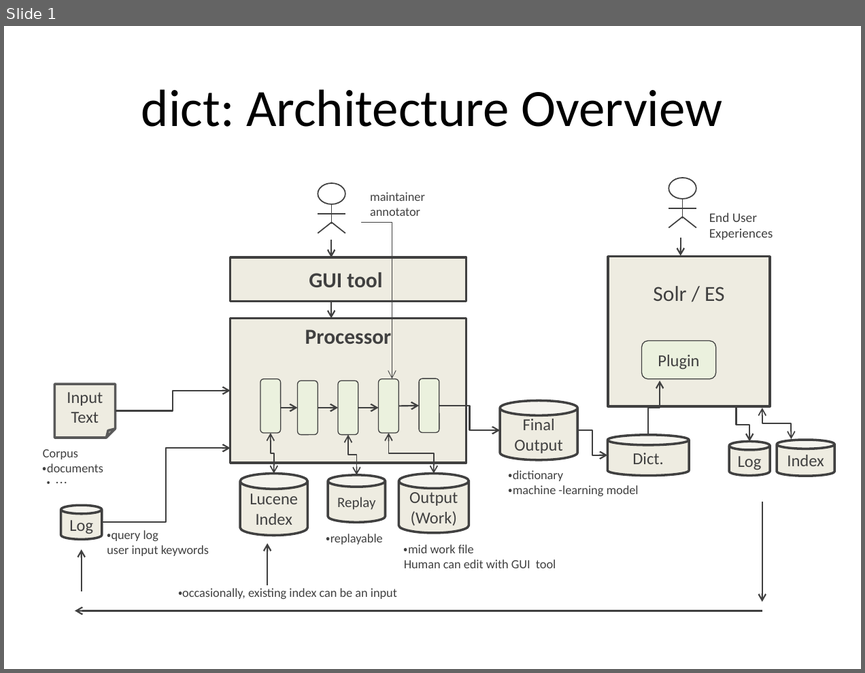
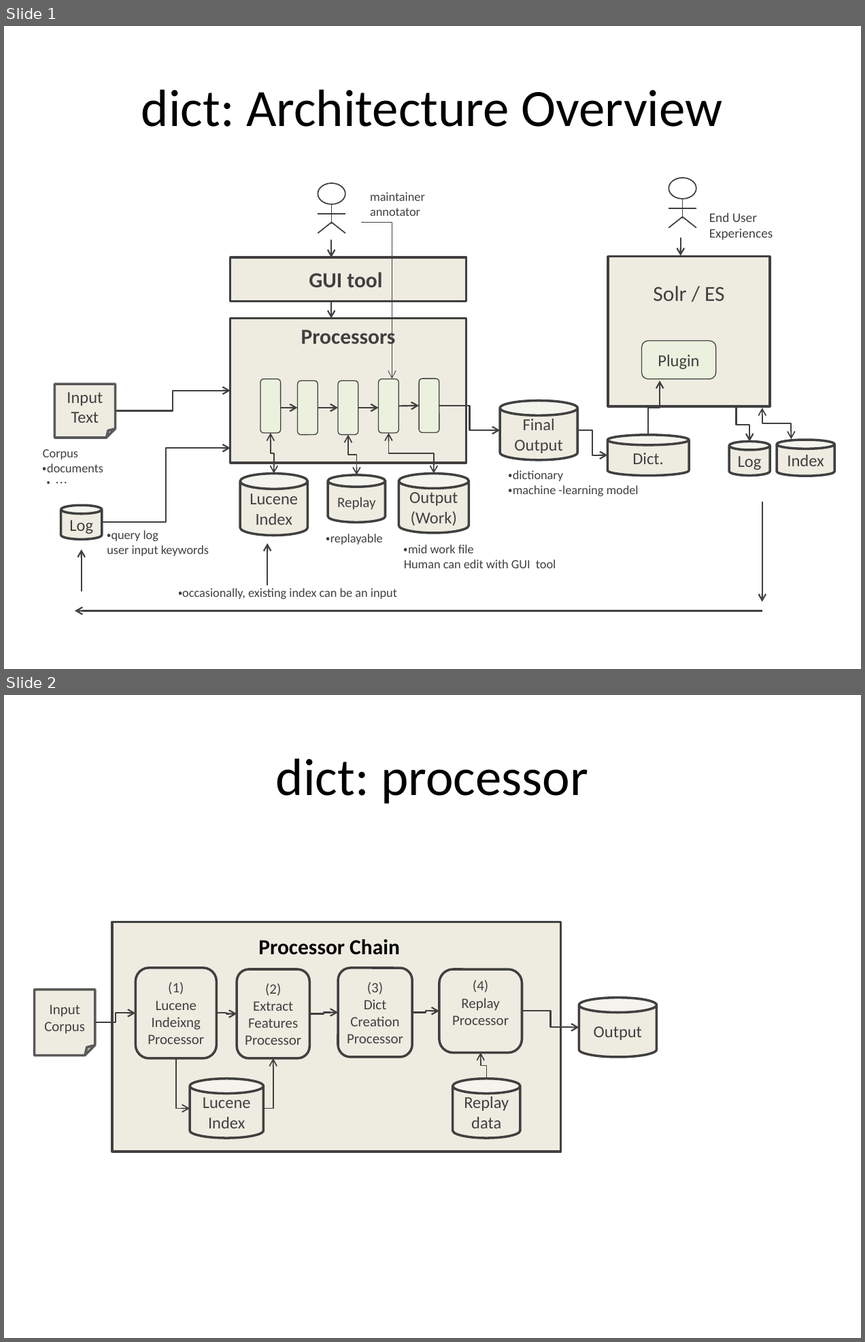
Before and after one commit to NLP4L/manuals, a slide deck: dict/images/dict_images.pptx. Shown one above the other, each under a label of ours: slide 1 before the commit, slides 1 and 2 after it. The pictures are 865x673 and 865x1342 pixels, drawn with LibreOffice and Linux fonts; fonts in the diff are those of the drawing. Boxes give left, top, right and bottom in pixels: in the first picture for what was removed or moved away, otherwise in the second. Text is boxed around its words. In the diff, an @@ line names an element or a change of style, - is before the commit and + after.

Commit message:
add getting started, dict overview and ner user guide

```diff
--- a/dict/images/dict_images.pptx
+++ b/dict/images/dict_images.pptx
@@ slide 2 added at <box>4,695,861,1338</box>, background #FFFFFF @@
@@ title added at <box>276,758,588,804</box>, 44 pt, text #000000 @@
+dict: processor
@@ rectangle added at <box>112,922,560,1152</box>, fill #EEECE1, outline #404040 2 pt @@
@@ text added at <box>258,939,400,955</box>, 18 pt, text #000000, bold @@
+Processor Chain
@@ rounded rectangle added at <box>136,968,216,1058</box>, fill #EEECE1, outline #404040 2 pt, 12 pt, text #404040 @@
+(1)
+Lucene Indeixng
+Processor
@@ rounded rectangle added at <box>237,969,310,1058</box>, fill #EEECE1, outline #404040 2 pt, 12 pt, text #404040 @@
+(2)
+Extract
+Features
+Processor
@@ rounded rectangle added at <box>338,968,413,1057</box>, fill #EEECE1, outline #404040 2 pt, 12 pt, text #404040 @@
+(3)
+Dict
+Creation
+Processor
@@ rounded rectangle added at <box>439,969,522,1052</box>, fill #EEECE1, outline #404040 2 pt, 12 pt, text #404040 @@
+(4)
+Replay
+Processor
@@ folded corner added at <box>34,989,95,1055</box>, fill #EEECE1, outline #595959 2 pt, 12 pt, text #404040 @@
+Input Corpus
@@ cylinder added at <box>579,998,657,1057</box>, fill #EEECE1, outline #404040 2 pt, 14 pt, text #404040 @@
+Output
@@ elbow arrow added from (95, 1022) to (136, 1013), #404040 1.25 pt @@
@@ elbow arrow added from (216, 1013) to (237, 1014), #404040 1.25 pt @@
@@ elbow arrow added from (310, 1014) to (338, 1012), #404040 1.25 pt @@
@@ elbow arrow added from (412, 1012) to (439, 1011), #404040 1.25 pt @@
@@ elbow arrow added from (521, 1011) to (579, 1028), #404040 1.25 pt @@
@@ elbow arrow added from (176, 1058) to (190, 1108), #404040 1 pt @@
@@ elbow arrow added from (264, 1108) to (273, 1058), #404040 1 pt @@
@@ elbow arrow added from (486, 1078) to (481, 1052), #404040 1 pt @@
@@ cylinder added at <box>190,1078,264,1137</box>, fill #EEECE1, outline #404040 2 pt, 14 pt, text #404040 @@
+Lucene
+Index
@@ cylinder added at <box>453,1078,521,1137</box>, fill #EEECE1, outline #404040 2 pt, 14 pt, text #404040 @@
+Replay
+data
@@ slide 1 changed as well @@
@@ text in rectangle at <box>301,326,396,349</box>: text changed @@
-Processor
+Processors
```
Also in this commit, not shown: 5 other slides added, 20 other files.
